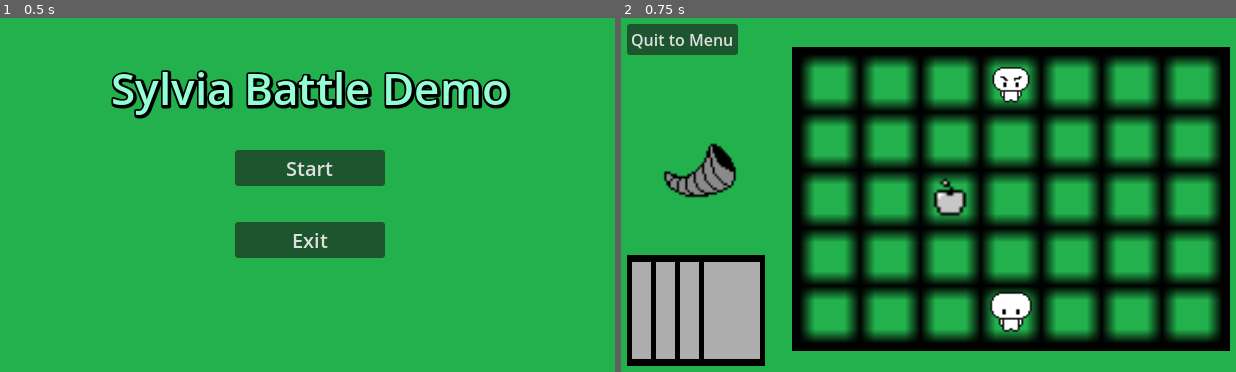
Above: before the commit, frames 1-2 (left to right).
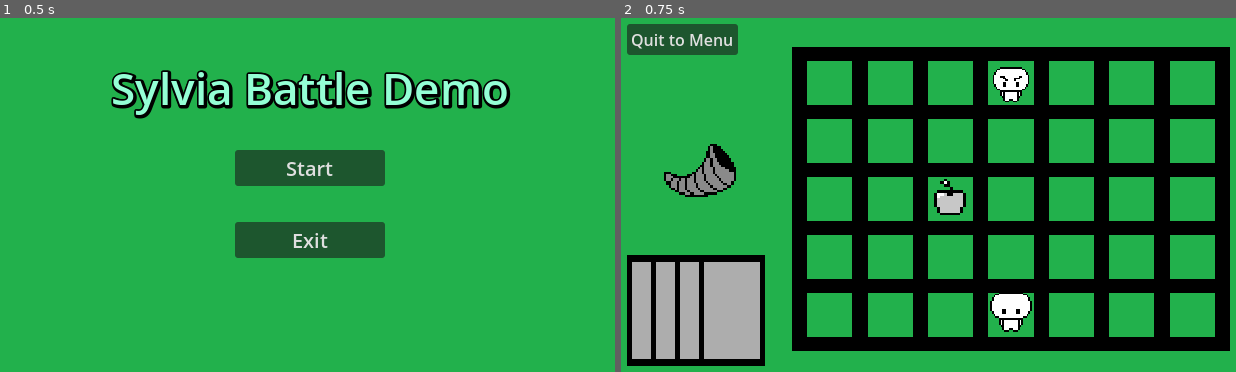
Above: after the commit, the same moments.

Repository: Endermandels/Sylvia
Game: Godot game, scene res://start_menu/start_menu.tscn
Two runs of this game, one before a commit and one after it. Both use one fixed random seed, a clock stepped at 60 frames per second and the inputs below.
Inputs:
- Up to frame 1 (0.5 s): no input
- Up to frame 2 (0.75 s): click "Start" at 0.5 s

Frame 1 is identical in both runs. In frame 2, 30% of the frame differs, in the area x 6-98%, y 10-92%.

Commit message:
Update Texture Setting to Nearest

Diff:
--- a/project.godot
+++ b/project.godot
@@ -11,7 +11,6 @@
 [application]
 
 config/name="Sylvia"
-
 run/main_scene="res://start_menu/start_menu.tscn"
 config/features=PackedStringArray("4.2")
 config/icon="res://icon.svg"
@@ -26,8 +25,9 @@
 window/size/height=1080
 window/size/test_width=1280
 window/size/test_height=720
+"rendering]textures/canvas_textures/default_texture_filter"=0
+renderer/rendering_method="mobile"
 
-rendering]
+[rendering]
 
 textures/canvas_textures/default_texture_filter=0
-renderer/rendering_method="mobile"
